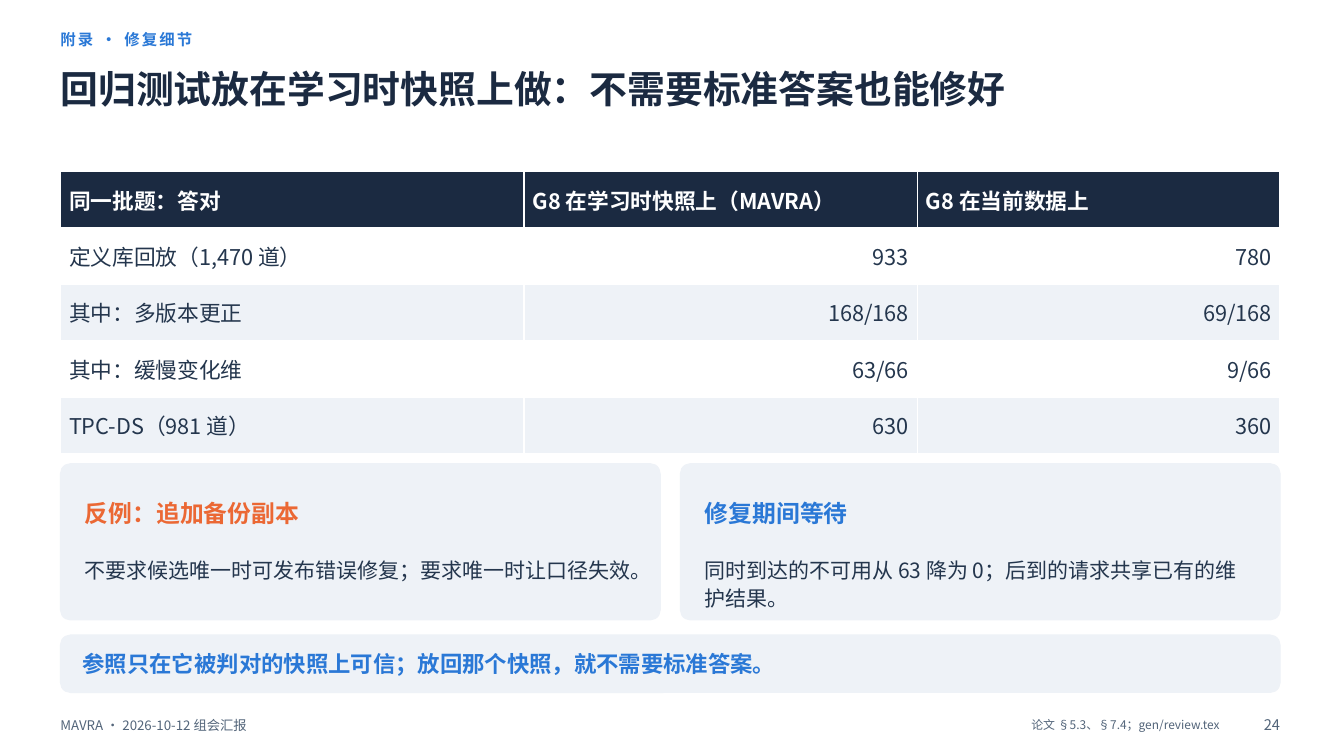
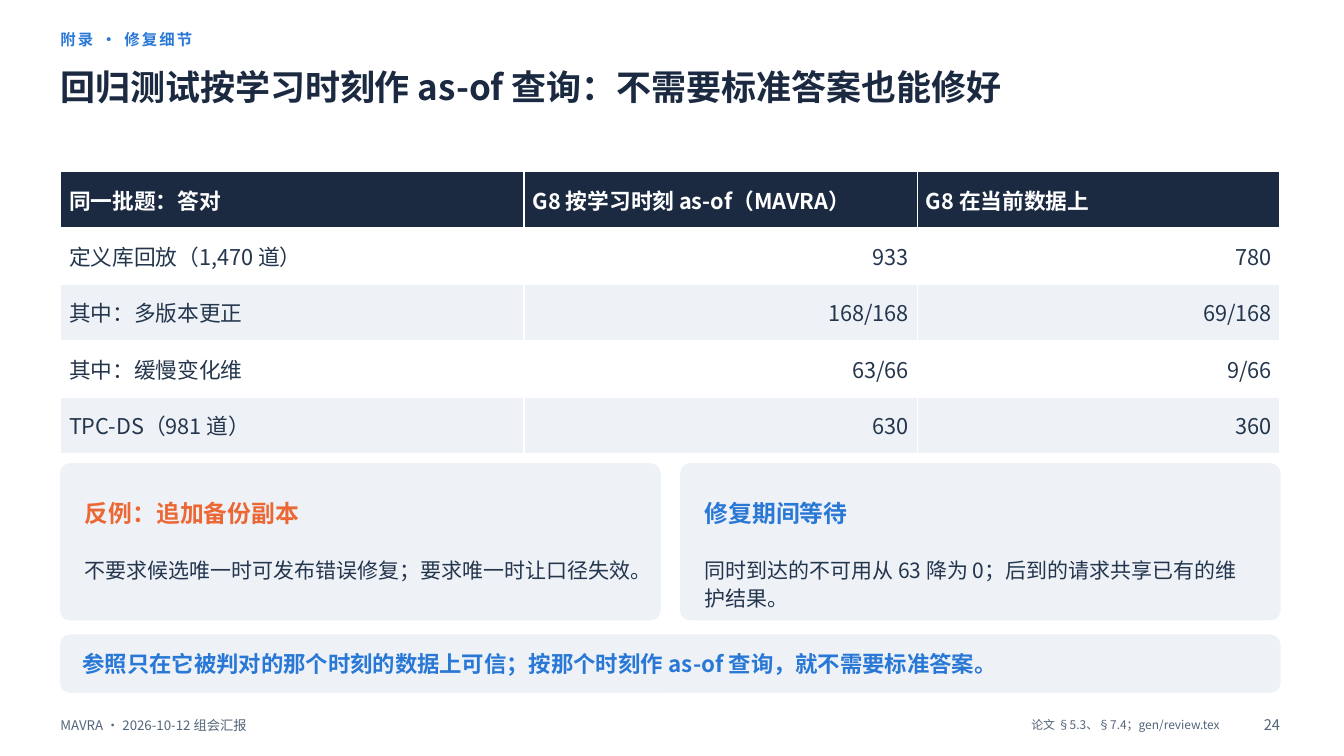
Before and after one commit to mmmttt000045/agent4db-adapter, a slide deck: slide 24 of docs/mavra-report-2026-10-12.pptx. Drawn at 1344x756 pixels with LibreOffice and Linux fonts; fonts in the diff are those of the drawing. Boxes give left, top, right and bottom in pixels: in the first picture for what was removed or moved away, otherwise in the second. Text is boxed around its words. In the diff, an @@ line names an element or a change of style, - is before the commit and + after.

```diff
--- a/docs/mavra-report-2026-10-12.pptx
+++ b/docs/mavra-report-2026-10-12.pptx
@@ text at box(60, 70, 1001, 104): text changed; size 27 to 25 pt @@
-回归测试放在学习时快照上做：不需要标准答案也能修好
+回归测试按学习时刻作 as-of 查询：不需要标准答案也能修好
@@ table at box(60, 171, 1280, 440) @@
-row 1, column 2: G8 在学习时快照上（MAVRA）
+row 1, column 2: G8 按学习时刻 as-of（MAVRA）
@@ text at box(83, 653, 997, 676): text changed @@
-参照只在它被判对的快照上可信；放回那个快照，就不需要标准答案。
+参照只在它被判对的那个时刻的数据上可信；按那个时刻作 as-of 查询，就不需要标准答案。
```
Also in this commit, not shown: 2 other slides changed, 2 other files.
